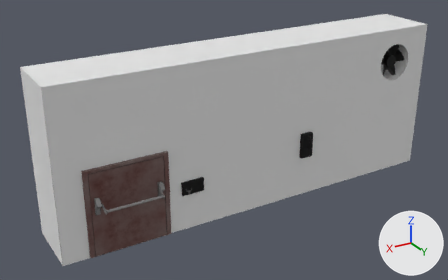
The FBX model Assets/Meshes/DooredWall.fbx: old version first, new version second.
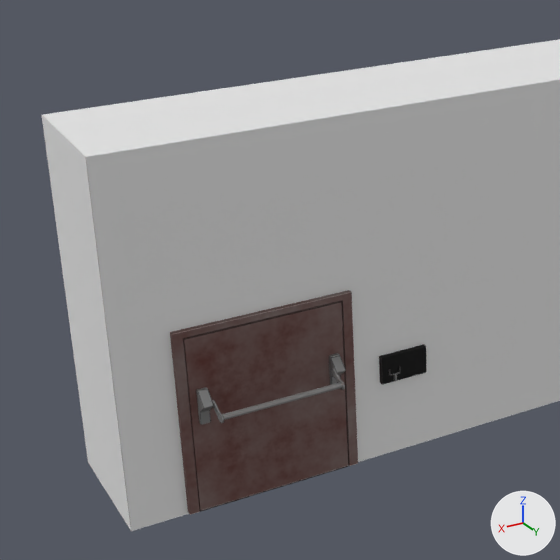
There are two pictures of each version: one whole from a 50 mm lens placed at (6.35, 9.08, 4.55), pointed at (0.55, -0.58, -0.28), one close up on the part from 0% to 60% of the width and 4% to 100% of the height. Every picture has the same lights, and +X, +Y and +Z are marked at lower right. Where no turn or scale is listed for an object, it has been applied to the vertices.

Objects in the first close-up: 'Wall.005'.
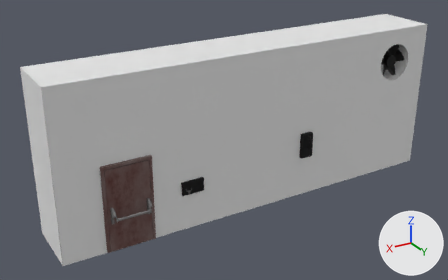
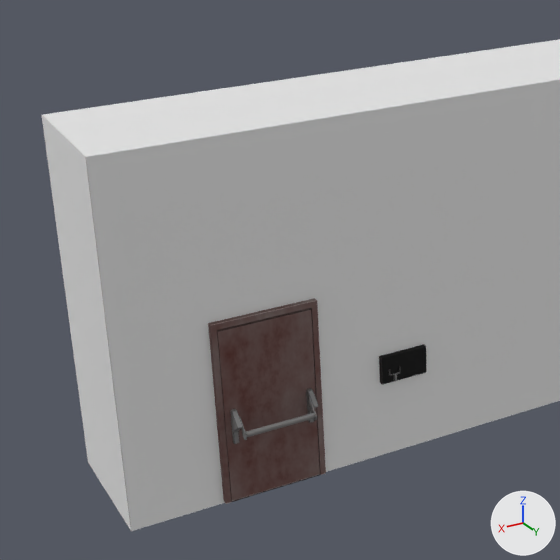
Where the newer file only moved an object's origin or applied its transform, the numbers keep the older frame.

What differs and where, as boxes [x1, y1, x2, y2] in the close-ups (560 x 560 px; the box of a moved part takes in the faces that stretch with it):
part 1 of me_cube_022, moved or reshaped
    before: [212, 368, 345, 423]
    after: [239, 398, 317, 440]
part 2 of me_cube_022, moved or reshaped
    before: [170, 290, 358, 515]
    after: [208, 298, 326, 504]
part 3 of me_cube_022, moved or reshaped
    before: [196, 387, 214, 425]
    after: [230, 409, 243, 444]
part 4 of me_cube_022, moved or reshaped
    before: [329, 353, 346, 385]
    after: [306, 388, 319, 423]

The change, as a list of edits to the scene's bpy script:
```text
Change me_cube_022:
    where me_cube_022.from_pydata(...)  # 9925 vertices, 9908 faces; spans x -4.12..4.12, y -1.18..0.4, z -1.6..1.6
    used by ob_wall_005; location = (0.0, 0.0, 0.0)
    me_cube_022 part 1: the loose piece of 320 vertices spanning x 2.32..3.4, y 0.17..0.4, z -0.65..-0.52 is multiplied about its middle by the matrix ((0.587, 0.0, 0.0), (0.0, 0.729, 0.301), (0.0, -0.192, 1.143)), then moved by (0.0, -0.06, -0.25)
    me_cube_022 part 2: the loose piece of 36 vertices spanning x 2.09..3.64, y 0.0..0.1, z -1.58..0.08 is scaled about its middle by (0.595, 1, 1)
    me_cube_022 part 3: the loose piece of 44 vertices spanning x 3.4..3.49, y 0.03..0.24, z -0.76..-0.45 is scaled about its middle by (0.51, 1, 1), then moved by (-0.25, 0.0, -0.26)
    me_cube_022 part 4: the loose piece of 44 vertices spanning x 2.23..2.32, y 0.03..0.24, z -0.76..-0.45 is scaled about its middle by (0.51, 1, 1), then moved by (0.24, 0.0, -0.26)
```
